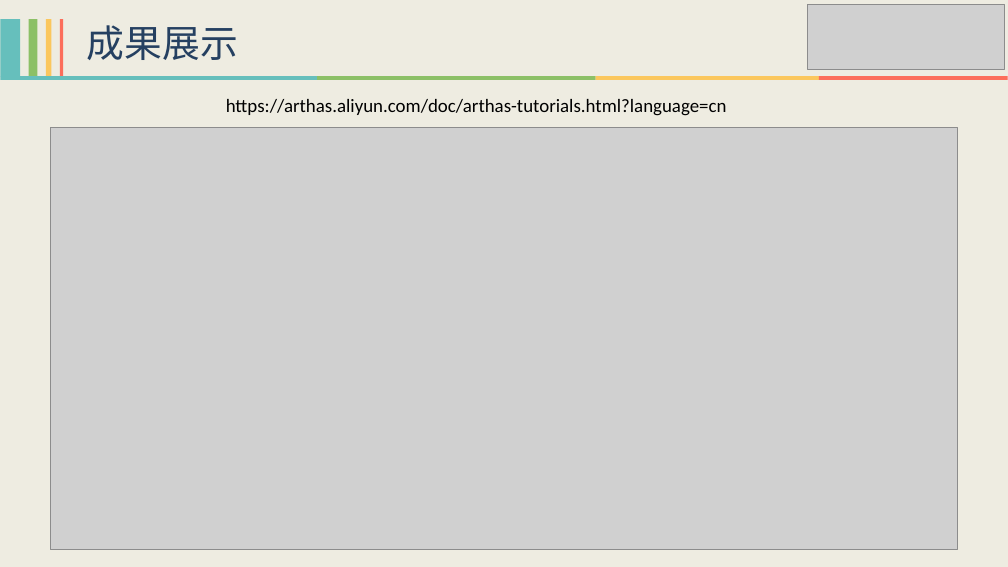
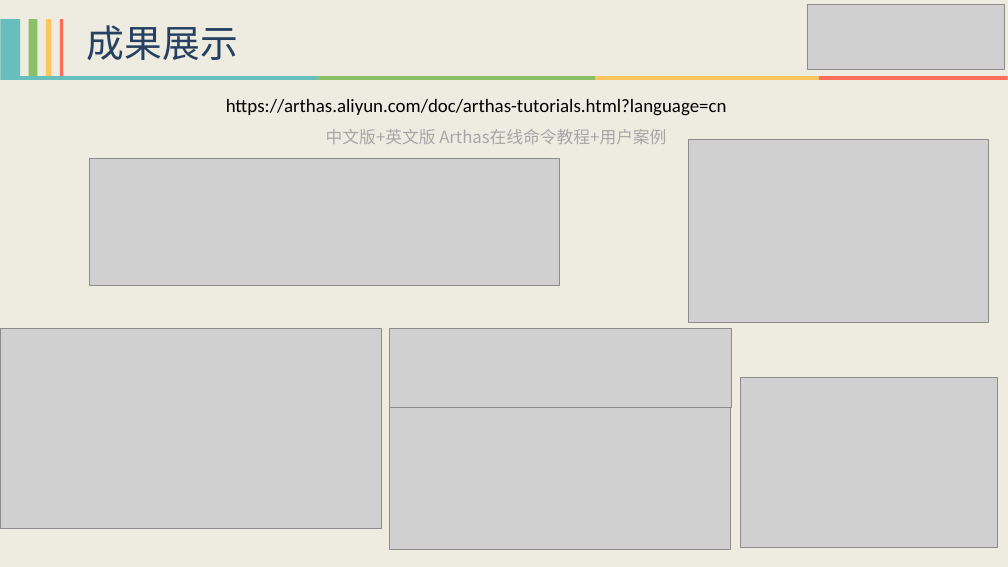
Before and after one commit to HollowMan6/My-Alibaba-Summer-of-Code, a slide deck: slide 8 of 2020-Arthas/阿里巴巴编程之夏2020 - Arthas结项报告.pptx. Drawn at 1008x567 pixels with LibreOffice and Linux fonts; fonts in the diff are those of the drawing; grey boxes stand for pictures. Boxes give left, top, right and bottom in pixels: in the first picture for what was removed or moved away, otherwise in the second. Text is boxed around its words. In the diff, an @@ line names an element or a change of style, - is before the commit and + after.

```diff
--- a/2020-Arthas/阿里巴巴编程之夏2020 - Arthas结项报告.pptx
+++ b/2020-Arthas/阿里巴巴编程之夏2020 - Arthas结项报告.pptx
@@ picture removed at [50,128,957,549] @@
@@ text added at [326,129,666,144], 16 pt, text #A6A6A6 @@
+中文版+英文版 Arthas在线命令教程+用户案例
@@ picture added at [688,139,988,322] @@
@@ picture added at [90,158,559,285] @@
@@ picture added at [0,328,382,528] @@
@@ picture added at [389,328,731,407] @@
@@ picture added at [741,377,997,547] @@
@@ picture added at [389,407,730,549] @@
```
Also in this commit, not shown: 3 other slides changed, 2 slides added, 8 other files.
